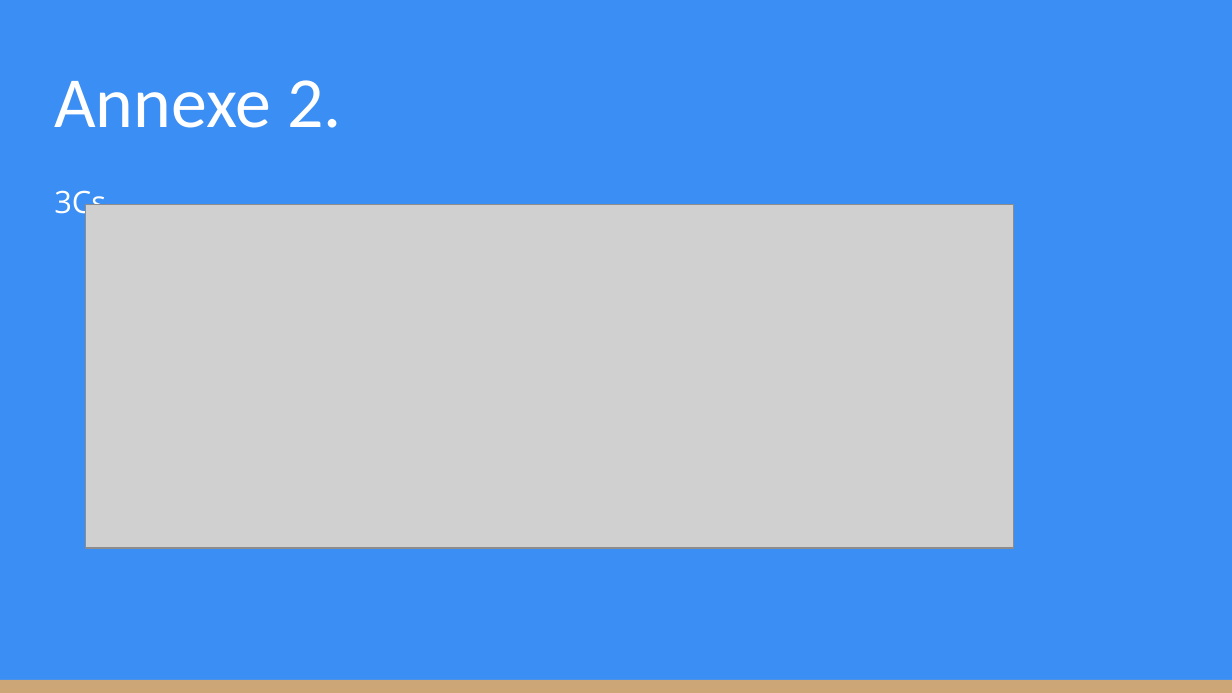
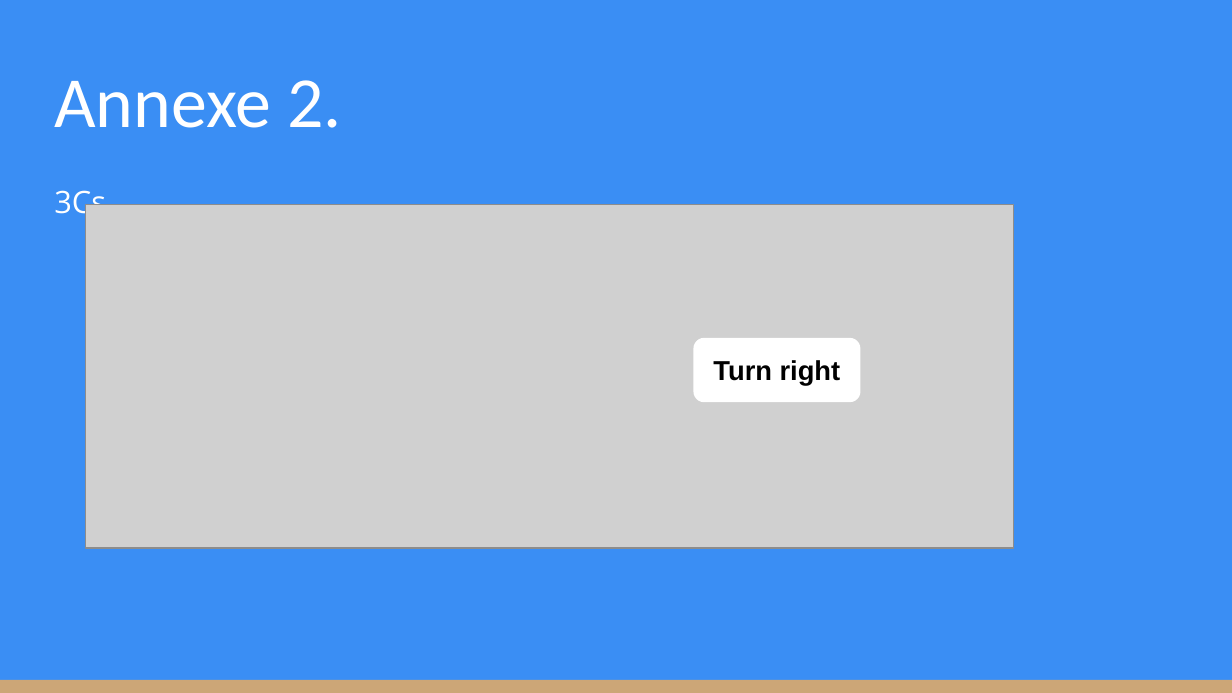
Before and after one commit to KevinBachelierBart/TPGeneraux, a slide deck: slide 28 of Bachelier_Kevin_SintaZaranie.pptx. Drawn at 1232x693 pixels with LibreOffice and Linux fonts; fonts in the diff are those of the drawing; grey boxes stand for pictures. Boxes give left, top, right and bottom in pixels: in the first picture for what was removed or moved away, otherwise in the second. Text is boxed around its words. In the diff, an @@ line names an element or a change of style, - is before the commit and + after.

```diff
--- a/Bachelier_Kevin_SintaZaranie.pptx
+++ b/Bachelier_Kevin_SintaZaranie.pptx
@@ rounded rectangle added at <box>694,338,861,402</box>, fill #FFFFFF, 16 pt, text #000000, bold @@
+Turn right
```
Also in this commit, not shown: 6 other slides changed, 1 other file.
